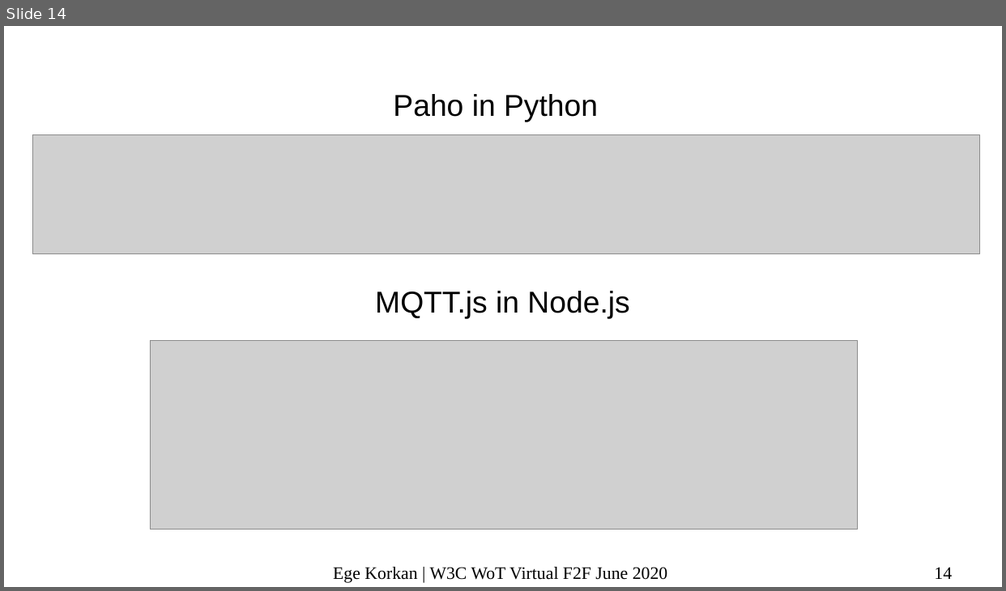
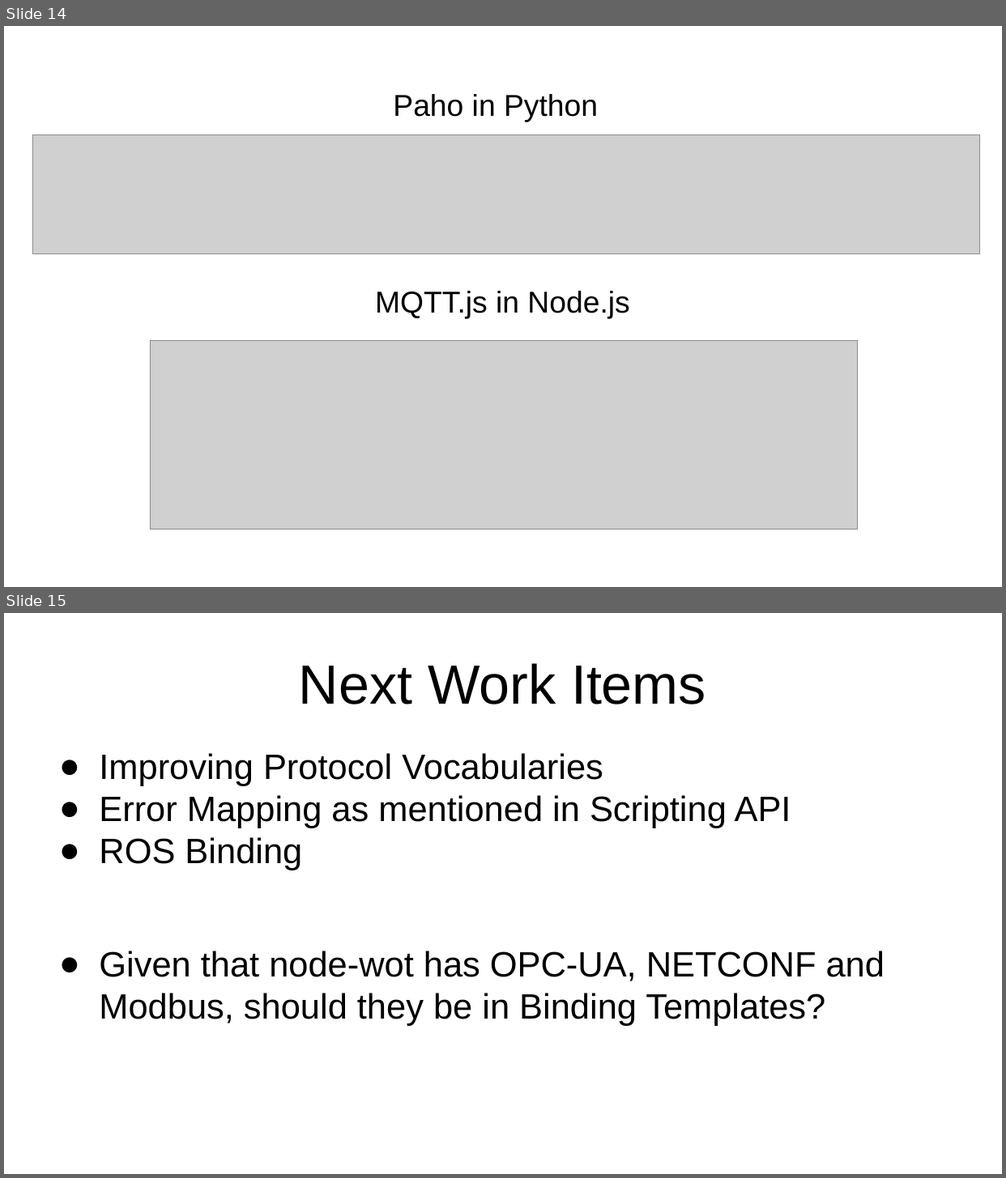
Before and after one commit to w3c/wot, a slide deck: PRESENTATIONS/2020-06-online-f2f/2020-06_WoT-Bindings.odp. Shown one above the other, each under a label of ours: slide 14 before the commit, slides 14 and 15 after it. The pictures are 1006x591 and 1006x1178 pixels, drawn with LibreOffice and Linux fonts; fonts in the diff are those of the drawing; grey boxes stand for pictures. Boxes give left, top, right and bottom in pixels: in the first picture for what was removed or moved away, otherwise in the second. Text is boxed around its words. In the diff, an @@ line names an element or a change of style, - is before the commit and + after.

Commit message:
update binding templates presentations

```diff
--- a/PRESENTATIONS/2020-06-online-f2f/2020-06_WoT-Bindings.odp
+++ b/PRESENTATIONS/2020-06-online-f2f/2020-06_WoT-Bindings.odp
@@ slide 15 added at <box>4,613,1002,1174</box>, background #FFFFFF @@
@@ text added at <box>299,663,706,705</box>, 44 pt, text #000000 @@
+Next Work Items
@@ text added at <box>99,753,884,1026</box>, 28 pt, text #000000 @@
+● Improving Protocol Vocabularies
+● Error Mapping as mentioned in Scripting API
+● ROS Binding
+● Given that node-wot has OPC-UA, NETCONF and Modbus, should they be in Binding Templates?
@@ slide 14 changed as well @@
@@ text removed at <box>333,567,668,583</box> @@
-Ege Korkan | W3C WoT Virtual F2F June 2020
@@ page number removed at <box>934,567,952,579</box> @@
-14
```
Also in this commit, not shown: 13 other slides changed, 1 other slide added, 1 slide removed, 1 other file.
